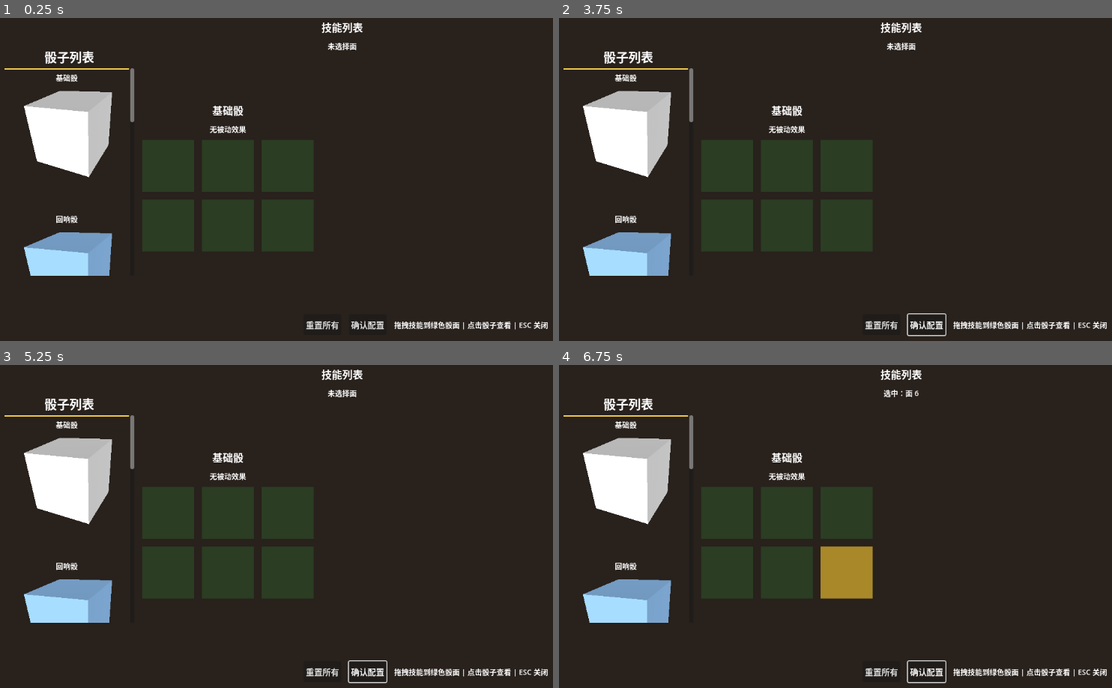
Above: before the commit, frames 1-4 (two rows, left to right).
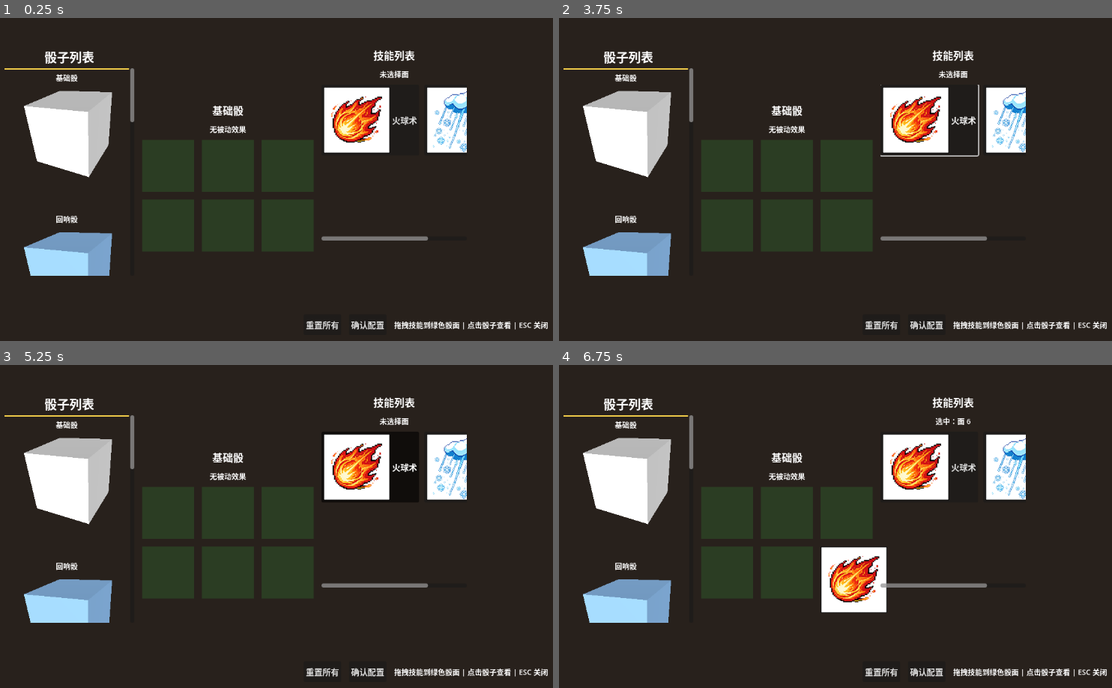
Above: after the commit, the same moments.

Repository: Beezui/trae_godot_dice
Game: Godot game, scene res://scenes/ui/skill_equip_ui_new.tscn
Same seed, same stepped clock (60 frames per second), same inputs: the game is played once before the commit and once after it. This scene is started directly instead of the project's main scene.
Inputs (mouse positions are in pixels of both pictures, inside the frame that each line leads up to):
- Up to frame 1 (0.25 s): no input
- Up to frame 2 (3.75 s): click "重置所有" at 0.5 s; click (929, 121) at 1.25 s, where only the run after the commit has a clickable "火球术"; click "确认配置" at 2 s; click (1034, 121) at 2.75 s, where only the run after the commit has a clickable "暴风雪"; tap Enter (ui_accept) at 3.5 s; move the mouse to (984, 160) at 3.52 s; hold Up (ui_up) from 3.53 s (still down); tap 1 at 3.6 s; click (984, 160) at 3.67 s
- Up to frame 3 (5.25 s): tap Enter (ui_accept) at 3.77, 4.25, 5 s; release Up (ui_up) at 4.25 s; drag from (171, 542) to (265, 591) at 4.27 s; move the mouse to (353, 448) at 5.02 s; hold Up (ui_up) from 5.03 s (still down); tap 3 at 5.1 s; click (353, 448) at 5.17 s
- Up to frame 4 (6.75 s): release Up (ui_up) at 5.75 s; tap Enter (ui_accept) at 5.75, 6.5 s; drag from (824, 591) to (675, 474) at 5.77 s; move the mouse to (1034, 574) at 6.52 s; hold A from 6.53 s (still down); tap 5 at 6.6 s; click (1034, 574) at 6.67 s

The runs differ from the first frame. In frame 1, 4.7% of the frame differs, in the area x 58-85%, y 1-69%; in frame 2, 5.0%; in frame 3, 4.8%; in frame 4, 7.2%, in the area x 47-85%, y 1-99%.

Commit message:
feat: 修复技能装配界面 ScrollContainer 尺寸 0x0 问题，优化 UI 布局
- 修复 SkillScrollContainer custom_minimum_size 宽度为 0 导致不可见
- 移除容器 layout_mode = 2 冲突，统一使用 size_flags 系统
- 优化 VBoxContainer 中子节点尺寸分配规则
- 清理旧版 skill_equip_ui 文件，保留新版
- 移除所有调试日志，代码恢复生产状态

Diff:
--- a/scenes/ui/skill_equip_ui.gd
+++ /dev/null
@@ -1,432 +0,0 @@
-extends Control
-## 技能穿戴 UI
-## 玩家选择骰子 → 选择骰子面 → 选择技能进行分配
-
-# 信号
-signal on_equip_confirmed  # 确认分配
-signal on_ui_closed        # 关闭 UI
-
-# UI 组件引用
-@onready var debug_label = $DebugLabel
-@onready var dice_list_container = $MainHBox/LeftPanel/ScrollContainer/DiceListContainer
-@onready var dice_info_label = $MainHBox/CenterPanel/DiceInfoLabel
-@onready var effect_label = $MainHBox/CenterPanel/EffectLabel
-@onready var face_grid = $MainHBox/CenterPanel/FaceGrid
-@onready var skill_title_label = $MainHBox/RightPanel/SkillTitleHBox/SkillTitleLabel
-@onready var selected_face_label = $MainHBox/RightPanel/SkillTitleHBox/SelectedFaceLabel
-@onready var skill_list_container = $MainHBox/RightPanel/SkillScroll/SkillListContainer
-@onready var reset_button = $MainHBox/BottomHBox/ResetButton
-@onready var confirm_button = $MainHBox/BottomHBox/ConfirmButton
-@onready var hint_label = $MainHBox/BottomHBox/HintLabel
-
-# 状态
-var selected_instance_id: int = -1  # 当前选中的骰子实例 ID
-var selected_face_index: int = -1   # 当前选中的骰子面 (0-5)
-
-# 缓存
-var dice_list_buttons = {}     # { instance_id: Button }
-var face_buttons = {}          # { face_index: Button }
-var skill_buttons = {}         # { skill_id: Button }
-
-
-func _ready():
-	_setup_ui()
-	# 延迟到下一帧再加载数据，确保 Autoload 的 _ready() 已执行完毕
-	await get_tree().process_frame
-	# 再延迟一帧确保 UI 布局已完成
-	await get_tree().process_frame
-	_load_data()
-
-
-## 初始化 UI
-func _setup_ui():
-	reset_button.pressed.connect(_on_reset_pressed)
-	confirm_button.pressed.connect(_on_confirm_pressed)
-
-	# ESC 关闭
-	hint_label.text = "点击骰子选择 → 点击面 → 点击技能分配 | ESC 关闭"
-
-	# 初始化调试标签
-	debug_label.text = "[DEBUG] 等待数据加载..."
-
-
-## 加载数据并刷新 UI
-func _load_data():
-	if not PlayerData:
-		push_error("【技能穿戴】PlayerData 不可用")
-		return
-
-	# 强制确保 DiceListContainer 有最小尺寸
-	var scroll_parent = dice_list_container.get_parent()
-	if scroll_parent and scroll_parent is ScrollContainer:
-		var parent_size = scroll_parent.size
-		dice_list_container.custom_minimum_size = Vector2(max(parent_size.x, 200), max(parent_size.y, 300))
-
-	# 刷新骰子列表
-	_refresh_dice_list()
-
-	# 如果没有选中骰子，显示提示
-	if selected_instance_id == -1:
-		_show_face_placeholder()
-		_show_skill_placeholder()
-
-
-## 刷新骰子列表
-func _refresh_dice_list():
-	if not PlayerData:
-		push_error("【技能穿戴】PlayerData 不可用")
-		debug_label.text = "[DEBUG] PlayerData 不可用!"
-		return
-
-	# 获取数据
-	var all_ids = PlayerData.get_all_dice_instance_ids()
-	if all_ids.is_empty():
-		debug_label.text = "[DEBUG] 骰子数据为空"
-		return
-
-	# 直接打印容器信息到控制台
-	print("【技能穿戴】容器信息:")
-	print("  DiceListContainer 对象: ", dice_list_container)
-	print("  父节点: ", dice_list_container.get_parent())
-	print("  容器尺寸: ", dice_list_container.size)
-	print("  容器位置: ", dice_list_container.position)
-	print("  自定义最小尺寸: ", dice_list_container.custom_minimum_size)
-	print("  子节点数量: ", dice_list_container.get_child_count())
-
-	# 在 UI 根节点直接添加一个测试按钮（绕过容器）
-	var root_test = Button.new()
-	root_test.name = "__test_btn__"
-	root_test.text = "=== 根节点测试按钮 ==="
-	root_test.position = Vector2(10, 80)
-	root_test.size = Vector2(300, 50)
-	add_child(root_test)
-
-	# 清理旧按钮
-	for button in dice_list_buttons.values():
-		if button and is_instance_valid(button):
-			button.queue_free()
-	dice_list_buttons.clear()
-
-	# 强制容器尺寸
-	var scroll_parent = dice_list_container.get_parent()
-	if scroll_parent is ScrollContainer:
-		var sp_size = scroll_parent.size
-		dice_list_container.custom_minimum_size = Vector2(max(sp_size.x, 250), max(sp_size.y, 400))
-
-	# 添加测试 Label
-	var test_label = Label.new()
-	test_label.name = "__test_label__"
-	test_label.text = "=== 测试文字: 如果看到这个说明容器可渲染 ==="
-	test_label.add_theme_color_override("font_color", Color(1, 0.9, 0, 1))
-	test_label.add_theme_font_size_override("font_size", 18)
-	test_label.horizontal_alignment = HORIZONTAL_ALIGNMENT_CENTER
-	test_label.custom_minimum_size = Vector2(0, 30)
-	test_label.size_flags_horizontal = Control.SIZE_EXPAND_FILL
-	dice_list_container.add_child(test_label)
-
-	# 创建骰子按钮
-	for instance_id in all_ids:
-		var instance = PlayerData.get_dice_instance(instance_id)
-		var button = Button.new()
-		button.text = "%s (ID: %d)" % [instance.get("name", "未知骰子"), instance_id]
-		button.custom_minimum_size = Vector2(0, 45)
-		button.size_flags_horizontal = Control.SIZE_EXPAND_FILL
-		button.size_flags_vertical = Control.SIZE_FILL
-		button.pressed.connect(_on_dice_selected.bind(instance_id))
-		dice_list_container.add_child(button)
-		dice_list_buttons[instance_id] = button
-
-	# 打印最终状态
-	print("【技能穿戴】添加后:")
-	print("  子节点数量: ", dice_list_container.get_child_count())
-	print("  容器尺寸: ", dice_list_container.size)
-	print("  自定义最小尺寸: ", dice_list_container.custom_minimum_size)
-
-	# 更新调试标签
-	debug_label.text = "[DEBUG] 骰子:%d 个 | 容器:%.0fx%.0f | 子节点:%d | 根测试按钮已添加" % [all_ids.size(), dice_list_container.size.x, dice_list_container.size.y, dice_list_container.get_child_count()]
-
-
-## 创建骰子列表按钮（纯文本）
-func _create_dice_list_button(instance_id: int, instance: Dictionary) -> Button:
-	var button = Button.new()
-	button.custom_minimum_size = Vector2(200, 50)
-	button.size_flags_horizontal = Control.SIZE_FILL
-	button.size_flags_vertical = Control.SIZE_FILL
-	button.text_alignment = HORIZONTAL_ALIGNMENT_CENTER
-
-	# 高亮选中
-	if instance_id == selected_instance_id:
-		var style = StyleBoxFlat.new()
-		style.bg_color = Color(0.3, 0.5, 0.8, 0.4)
-		button.add_theme_stylebox_override("focus", style)
-
-	# 构建按钮文本
-	var name = instance.get("name", "未知骰子")
-	var faces = instance.get("faces", [])
-	var skill_count = 0
-	for face in faces:
-		if str(face) != "0":
-			skill_count += 1
-
-	button.text = "%s（技能: %d/6）" % [name, skill_count]
-	button.tooltip_text = "实例 ID: %d\n%s" % [instance_id, instance.get("description", "")]
-
-	button.pressed.connect(_on_dice_selected.bind(instance_id))
-	dice_list_buttons[instance_id] = button
-	return button
-
-
-## 刷新中间骰子面展示
-func _refresh_dice_faces():
-	if selected_instance_id == -1:
-		_show_face_placeholder()
-		return
-
-	var instance = PlayerData.get_dice_instance(selected_instance_id)
-	if instance.is_empty():
-		_show_face_placeholder()
-		return
-
-	# 更新骰子信息
-	dice_info_label.text = instance.get("name", "未知骰子")
-
-	# 更新被动效果描述
-	var effect_type = instance.get("effect_type", "")
-	if effect_type.is_empty():
-		effect_label.text = "无被动效果"
-	else:
-		var desc = _format_effect_description(instance)
-		effect_label.text = "被动： " + desc
-
-	# 清理旧面按钮
-	for button in face_buttons.values():
-		if button and is_instance_valid(button):
-			button.queue_free()
-	face_buttons.clear()
-
-	# 创建 6 个面按钮
-	var faces = instance.get("faces", ["0", "0", "0", "0", "0", "0"])
-	for i in range(6):
-		var face_btn = _create_face_button(i, faces[i])
-		face_grid.add_child(face_btn)
-		face_buttons[i] = face_btn
-
-	# 刷新技能列表
-	_refresh_skill_list()
-
-
-## 创建骰子面按钮
-func _create_face_button(face_index: int, skill_id: String) -> Button:
-	var button = Button.new()
-	button.custom_minimum_size = Vector2(100, 60)
-
-	if skill_id == "0" or skill_id.is_empty():
-		button.text = "面 %d\n[空]" % (face_index + 1)
-		button.tooltip_text = "未配置技能"
-	else:
-		# 显示技能名称
-		var skill_name = _get_skill_name(skill_id)
-		button.text = "面 %d\n%s" % [(face_index + 1), skill_name]
-		button.tooltip_text = "技能 ID: %s" % skill_id
-
-	# 高亮选中
-	if face_index == selected_face_index:
-		var style = StyleBoxFlat.new()
-		style.bg_color = Color(1.0, 0.8, 0.2, 0.5)
-		button.add_theme_stylebox_override("normal", style)
-
-	button.pressed.connect(_on_face_selected.bind(face_index))
-	return button
-
-
-## 显示骰子面占位
-func _show_face_placeholder():
-	for button in face_buttons.values():
-		if button and is_instance_valid(button):
-			button.queue_free()
-	face_buttons.clear()
-
-	dice_info_label.text = "选择一个骰子"
-	effect_label.text = ""
-
-
-## 刷新右侧技能列表
-func _refresh_skill_list():
-	if not PlayerData:
-		return
-
-	# 清理旧按钮
-	for button in skill_buttons.values():
-		if button and is_instance_valid(button):
-			button.queue_free()
-	skill_buttons.clear()
-
-	if selected_face_index == -1:
-		_show_skill_placeholder()
-		return
-
-	# 更新选中面标签
-	var face_name = "面 %d" % (selected_face_index + 1)
-	selected_face_label.text = face_name
-
-	# 获取已解锁技能
-	var unlocked = PlayerData.get_all_unlocked_skills()
-	if unlocked.is_empty():
-		var label = Label.new()
-		label.text = "暂无已解锁技能"
-		label.horizontal_alignment = HORIZONTAL_ALIGNMENT_CENTER
-		label.add_theme_color_override("font_color", Color(0.6, 0.6, 0.6))
-		skill_list_container.add_child(label)
-		return
-
-	# 创建技能按钮
-	for skill_id in unlocked:
-		var sid = str(skill_id)
-		var skill_name = _get_skill_name(sid)
-		var button = Button.new()
-		button.text = skill_name
-		button.custom_minimum_size = Vector2(0, 36)
-		button.tooltip_text = "技能 ID: %s" % sid
-		button.pressed.connect(_on_skill_selected.bind(sid))
-		skill_list_container.add_child(button)
-		skill_buttons[sid] = button
-
-	# 添加"清除技能"按钮
-	var clear_btn = Button.new()
-	clear_btn.text = "[清除] 不配置技能"
-	clear_btn.custom_minimum_size = Vector2(0, 36)
-	clear_btn.pressed.connect(_on_clear_skill_selected)
-	skill_list_container.add_child(clear_btn)
-
-
-## 显示技能列表占位
-func _show_skill_placeholder():
-	selected_face_label.text = ""
-	for button in skill_buttons.values():
-		if button and is_instance_valid(button):
-			button.queue_free()
-	skill_buttons.clear()
-
-	var label = Label.new()
-	label.text = "请先选择一个骰子面"
-	label.horizontal_alignment = HORIZONTAL_ALIGNMENT_CENTER
-	label.add_theme_color_override("font_color", Color(0.6, 0.6, 0.6))
-	skill_list_container.add_child(label)
-
-
-## 骰子选择事件
-func _on_dice_selected(instance_id: int):
-	selected_instance_id = instance_id
-	selected_face_index = -1
-
-	# 刷新骰子列表（更新选中高亮）
-	_refresh_dice_list()
-
-	# 刷新骰子面
-	_refresh_dice_faces()
-
-	print("【技能穿戴】选中骰子：instance_id=", instance_id)
-
-
-## 骰子面选择事件
-func _on_face_selected(face_index: int):
-	selected_face_index = face_index
-
-	# 刷新面按钮（更新选中高亮）
-	_refresh_dice_faces()
-
-	print("【技能穿戴】选中面：", face_index + 1)
-
-
-## 技能选择事件
-func _on_skill_selected(skill_id: String):
-	if selected_instance_id == -1 or selected_face_index == -1:
-		push_error("【技能穿戴】未选中骰子或面")
-		return
-
-	PlayerData.assign_skill_to_face(selected_instance_id, selected_face_index, skill_id)
-	print("【技能穿戴】分配技能：实例=", selected_instance_id, " 面=", selected_face_index + 1, " 技能=", skill_id)
-
-	# 刷新 UI
-	_refresh_dice_faces()
-	_refresh_dice_list()  # 更新技能计数
-
-
-## 清除技能事件
-func _on_clear_skill_selected():
-	if selected_instance_id == -1 or selected_face_index == -1:
-		return
-
-	PlayerData.assign_skill_to_face(selected_instance_id, selected_face_index, "0")
-	print("【技能穿戴】清除技能：实例=", selected_instance_id, " 面=", selected_face_index + 1)
-
-	_refresh_dice_faces()
-	_refresh_dice_list()
-
-
-## 重置按钮
-func _on_reset_pressed():
-	if selected_instance_id == -1:
-		return
-
-	# 清除选中骰子的所有技能
-	for i in range(6):
-		PlayerData.assign_skill_to_face(selected_instance_id, i, "0")
-
-	print("【技能穿戴】重置骰子：instance_id=", selected_instance_id)
-
-	_refresh_dice_faces()
-	_refresh_dice_list()
-
-
-## 确认按钮
-func _on_confirm_pressed():
-	print("【技能穿戴】确认配置")
-	on_equip_confirmed.emit()
-
-
-## 获取技能名称
-func _get_skill_name(skill_id: String) -> String:
-	var reader = preload("res://scripts/skill_csv_reader.gd").new()
-	var skill_data = reader.get_skill(skill_id)
-	if skill_data and skill_data.has("name"):
-		return skill_data["name"]
-	return "技能 " + skill_id
-
-
-## 格式化被动效果描述
-func _format_effect_description(instance: Dictionary) -> String:
-	var effect_type = instance.get("effect_type", "")
-	var desc = instance.get("description", "")
-
-	# 替换 [p1] ~ [p4] 占位符
-	var p1 = instance.get("p1", "0")
-	var p2 = instance.get("p2", "0")
-	var p3 = instance.get("p3", "0")
-	var p4 = instance.get("p4", "0")
-
-	desc = desc.replace("[p1]", str(p1))
-	desc = desc.replace("[p2]", str(p2))
-	desc = desc.replace("[p3]", str(p3))
-	desc = desc.replace("[p4]", str(p4))
-
-	return desc
-
-
-## 打开 UI（外部调用）
-func open():
-	visible = true
-	_load_data()
-
-
-## 关闭 UI
-func close():
-	visible = false
-	on_ui_closed.emit()
-
-
-## ESC 键关闭
-func _input(event):
-	if event is InputEventKey and event.pressed and event.keycode == KEY_ESCAPE:
-		if visible:
-			close()
--- a/scenes/ui/skill_equip_ui.tscn
+++ /dev/null
@@ -1,140 +0,0 @@
-[gd_scene format=3 uid="uid://bg5urutjvc2ub"]
-
-[ext_resource type="Script" uid="uid://bakgiukoy43so" path="res://scenes/ui/skill_equip_ui.gd" id="1"]
-
-[node name="SkillEquipUI" type="Control" unique_id=1423581973]
-layout_mode = 3
-anchors_preset = 0
-script = ExtResource("1")
-
-[node name="Background" type="ColorRect" parent="." unique_id=1596537378]
-layout_mode = 0
-anchor_right = 1.0
-anchor_bottom = 1.0
-grow_horizontal = 2
-grow_vertical = 2
-color = Color(0, 0, 0, 1)
-
-[node name="DebugBg" type="ColorRect" parent="." unique_id=2222222222]
-layout_mode = 0
-offset_left = 10.0
-offset_top = 5.0
-offset_right = 610.0
-offset_bottom = 35.0
-color = Color(0.3, 0.1, 0.1, 0.85)
-
-[node name="DebugLabel" type="Label" parent="." unique_id=1111111111]
-layout_mode = 0
-offset_left = 10.0
-offset_top = 5.0
-offset_right = 610.0
-offset_bottom = 35.0
-text = "[DEBUG] 等待初始化..."
-horizontal_alignment = 1
-font_size = 20
-font_color = Color(1, 0.85, 0, 1)
-
-[node name="MainHBox" type="HBoxContainer" parent="." unique_id=537774277]
-layout_mode = 0
-anchor_right = 1.0
-anchor_bottom = 1.0
-offset_left = 40.0
-offset_top = 55.0
-offset_right = -40.0
-offset_bottom = -40.0
-
-[node name="LeftPanel" type="VBoxContainer" parent="MainHBox" unique_id=443365262]
-layout_mode = 2
-theme_override_constants/separation = 10
-size_flags_horizontal = 4
-size_flags_vertical = 4
-
-[node name="TitleLabel" type="Label" parent="MainHBox/LeftPanel" unique_id=1701786608]
-layout_mode = 2
-theme_override_font_sizes/font_size = 32
-text = "骰子列表"
-horizontal_alignment = 1
-
-[node name="ScrollContainer" type="ScrollContainer" parent="MainHBox/LeftPanel" unique_id=518102334]
-layout_mode = 2
-size_flags_horizontal = 4
-size_flags_vertical = 4
-
-[node name="DiceListContainer" type="VBoxContainer" parent="MainHBox/LeftPanel/ScrollContainer" unique_id=1472905544]
-layout_mode = 1
-theme_override_constants/separation = 8
-custom_minimum_size = Vector2(250, 400)
-
-[node name="CenterPanel" type="VBoxContainer" parent="MainHBox" unique_id=67070451]
-layout_mode = 2
-theme_override_constants/separation = 10
-size_flags_horizontal = 4
-size_flags_vertical = 4
-
-[node name="DiceInfoLabel" type="Label" parent="MainHBox/CenterPanel" unique_id=350568142]
-layout_mode = 2
-theme_override_font_sizes/font_size = 28
-text = "选择一个骰子"
-horizontal_alignment = 1
-
-[node name="EffectLabel" type="Label" parent="MainHBox/CenterPanel" unique_id=188008086]
-layout_mode = 2
-theme_override_font_sizes/font_size = 16
-horizontal_alignment = 1
-
-[node name="FaceGrid" type="GridContainer" parent="MainHBox/CenterPanel" unique_id=499833833]
-layout_mode = 2
-size_flags_horizontal = 4
-size_flags_vertical = 4
-theme_override_constants/h_separation = 10
-theme_override_constants/v_separation = 10
-columns = 3
-
-[node name="RightPanel" type="VBoxContainer" parent="MainHBox" unique_id=1381468739]
-layout_mode = 2
-theme_override_constants/separation = 10
-size_flags_horizontal = 4
-size_flags_vertical = 4
-
-[node name="SkillTitleHBox" type="HBoxContainer" parent="MainHBox/RightPanel" unique_id=1341359668]
-layout_mode = 2
-
-[node name="SkillTitleLabel" type="Label" parent="MainHBox/RightPanel/SkillTitleHBox" unique_id=88593034]
-layout_mode = 2
-theme_override_font_sizes/font_size = 22
-text = "可用技能"
-horizontal_alignment = 1
-
-[node name="SelectedFaceLabel" type="Label" parent="MainHBox/RightPanel/SkillTitleHBox" unique_id=1315461176]
-layout_mode = 2
-theme_override_font_sizes/font_size = 22
-horizontal_alignment = 2
-
-[node name="SkillScroll" type="ScrollContainer" parent="MainHBox/RightPanel" unique_id=1236462580]
-layout_mode = 2
-size_flags_horizontal = 4
-size_flags_vertical = 4
-
-[node name="SkillListContainer" type="VBoxContainer" parent="MainHBox/RightPanel/SkillScroll" unique_id=2098632696]
-layout_mode = 2
-theme_override_constants/separation = 4
-
-[node name="BottomHBox" type="HBoxContainer" parent="MainHBox" unique_id=1030852770]
-layout_mode = 2
-theme_override_constants/separation = 10
-
-[node name="ResetButton" type="Button" parent="MainHBox/BottomHBox" unique_id=607968666]
-layout_mode = 2
-size_flags_horizontal = 4
-text = "重置所有"
-
-[node name="ConfirmButton" type="Button" parent="MainHBox/BottomHBox" unique_id=1433350396]
-layout_mode = 2
-size_flags_horizontal = 4
-text = "确认"
-
-[node name="HintLabel" type="Label" parent="MainHBox/BottomHBox" unique_id=418415021]
-layout_mode = 2
-theme_override_font_sizes/font_size = 16
-text = "点击骰子选择 → 点击面 → 点击技能分配"
-horizontal_alignment = 1
--- a/scenes/ui/skill_equip_ui_new.gd
+++ b/scenes/ui/skill_equip_ui_new.gd
@@ -397,26 +397,27 @@
 
 
 ## 创建技能按钮（支持拖拽）
-func _create_skill_button(skill_id: String) -> TextureRect:
-	var texture_rect = TextureRect.new()
-	texture_rect.name = "SkillBtn_%s" % skill_id
-	texture_rect.custom_minimum_size = Vector2(60, 60)
-	texture_rect.stretch_mode = TextureRect.STRETCH_KEEP_ASPECT_CENTERED
+func _create_skill_button(skill_id: String) -> Button:
+	var button = Button.new()
+	button.name = "SkillBtn_%s" % skill_id
+	button.custom_minimum_size = Vector2(80, 50)
+	button.text = _get_skill_name(skill_id)
+	button.tooltip_text = "%s\n(ID: %s)\n点击或拖拽到骰面配置" % [_get_skill_name(skill_id), skill_id]
 
 	# 加载技能图标
 	var icon_path = _get_skill_icon_path(skill_id)
 	if icon_path and FileAccess.file_exists(icon_path):
-		texture_rect.texture = load(icon_path)
-
-	texture_rect.tooltip_text = "%s\n(ID: %s)\n点击或拖拽到骰面配置" % [_get_skill_name(skill_id), skill_id]
+		var tex = load(icon_path)
+		if tex:
+			button.icon = tex
 
 	# 启用拖拽
-	texture_rect.set_drag_forwarding(Callable(_can_drop_data_fw_skill), Callable(_get_drag_data_fw_skill), Callable(_drop_data_fw_skill))
+	button.set_drag_forwarding(Callable(_can_drop_data_fw_skill), Callable(_get_drag_data_fw_skill), Callable(_drop_data_fw_skill))
 
 	# 连接点击事件
-	texture_rect.gui_input.connect(_on_skill_button_gui_input.bind(skill_id))
-
-	return texture_rect
+	button.pressed.connect(_on_skill_button_pressed.bind(skill_id))
+
+	return button
 
 
 ## 拖拽相关函数
@@ -508,20 +509,12 @@
 
 
 ## 技能按钮点击事件
-func _on_skill_button_gui_input(event: InputEvent, skill_id: String):
-	if event is InputEventMouseButton and event.pressed and event.button_index == MOUSE_BUTTON_LEFT:
-		if selected_instance_id == -1:
-			return
-
-		if selected_face_index == -1:
-			return
-
-		# 分配技能
-		PlayerData.assign_skill_to_face(selected_instance_id, selected_face_index, skill_id)
-
-		# 刷新 UI
-		_refresh_face_slots(PlayerData.get_dice_instance(selected_instance_id))
-		_refresh_dice_list()
+func _on_skill_button_pressed(skill_id: String):
+	if selected_instance_id == -1 or selected_face_index == -1:
+		return
+	PlayerData.assign_skill_to_face(selected_instance_id, selected_face_index, skill_id)
+	_refresh_face_slots(PlayerData.get_dice_instance(selected_instance_id))
+	_refresh_dice_list()
 
 
 ## 格式化效果描述
--- a/scenes/ui/skill_equip_ui_new.tscn
+++ b/scenes/ui/skill_equip_ui_new.tscn
@@ -127,32 +127,32 @@
 color = Color(0.2, 0.5, 0.2, 0.3)
 
 [node name="RightPanel" type="VBoxContainer" parent="MainContainer" unique_id=845354478]
-layout_mode = 2
-size_flags_horizontal = 5
-size_flags_vertical = 5
+custom_minimum_size = Vector2(280, 500)
+size_flags_horizontal = 4
+size_flags_vertical = 4
 theme_override_constants/separation = 10
 
 [node name="SkillTitleLabel" type="Label" parent="MainContainer/RightPanel" unique_id=1810317090]
-layout_mode = 2
+custom_minimum_size = Vector2(0, 30)
 theme_override_font_sizes/font_size = 20
 text = "技能列表"
 horizontal_alignment = 1
 
 [node name="SelectedFaceLabel" type="Label" parent="MainContainer/RightPanel" unique_id=1573592992]
-layout_mode = 2
+custom_minimum_size = Vector2(0, 20)
 theme_override_font_sizes/font_size = 14
 text = "未选择面"
 horizontal_alignment = 1
 
 [node name="SkillScrollContainer" type="ScrollContainer" parent="MainContainer/RightPanel" unique_id=1229407616]
-layout_mode = 2
-size_flags_horizontal = 5
-size_flags_vertical = 5
+custom_minimum_size = Vector2(280, 300)
+size_flags_horizontal = 4
+size_flags_vertical = 4
 
 [node name="SkillGridContainer" type="GridContainer" parent="MainContainer/RightPanel/SkillScrollContainer" unique_id=1473780463]
-layout_mode = 2
-size_flags_horizontal = 5
-size_flags_vertical = 5
+size_flags_horizontal = 4
+size_flags_vertical = 4
+custom_minimum_size = Vector2(250, 300)
 theme_override_constants/h_separation = 10
 theme_override_constants/v_separation = 10
 columns = 3
Not shown, removed: scenes/ui/skill_equip_ui.gd.uid
